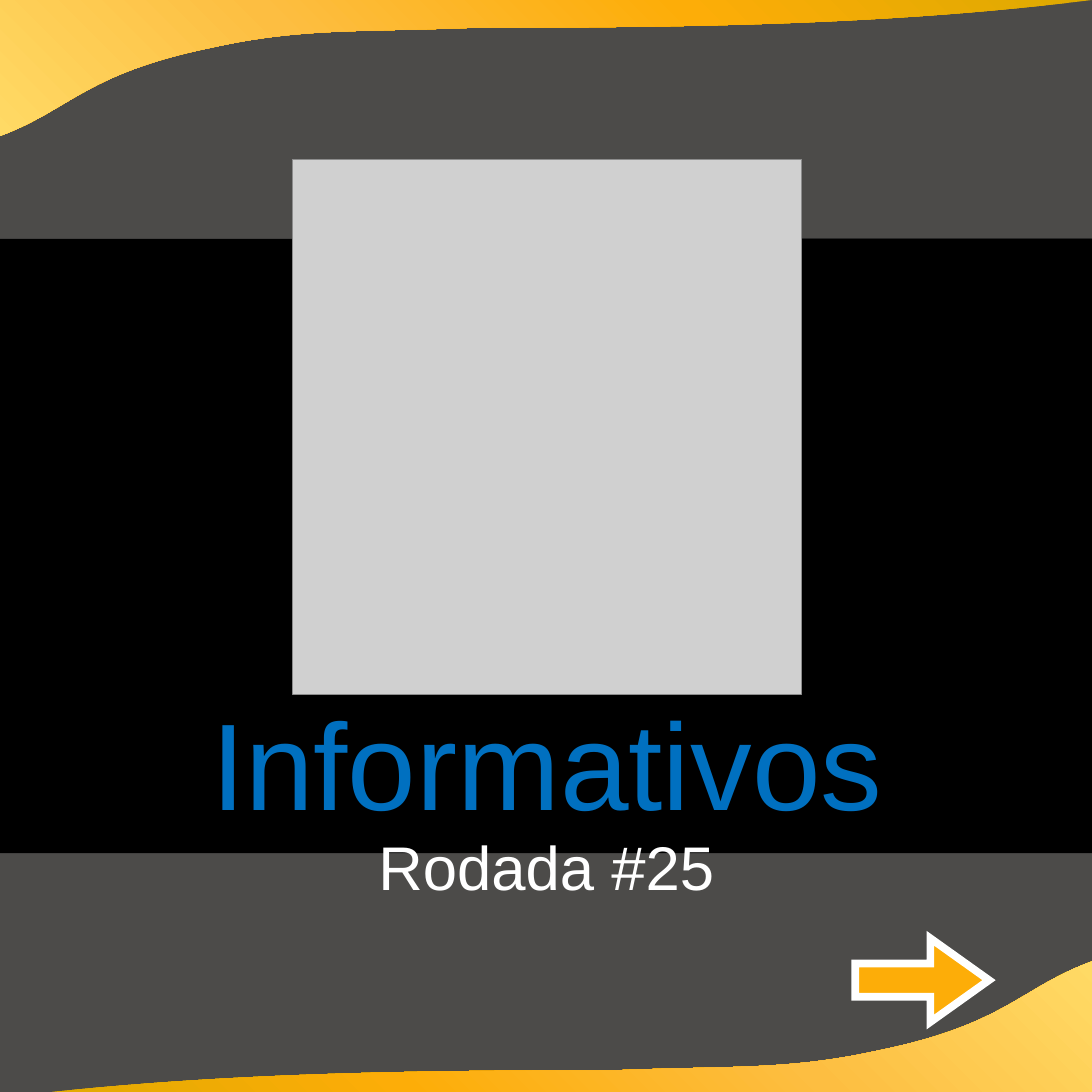
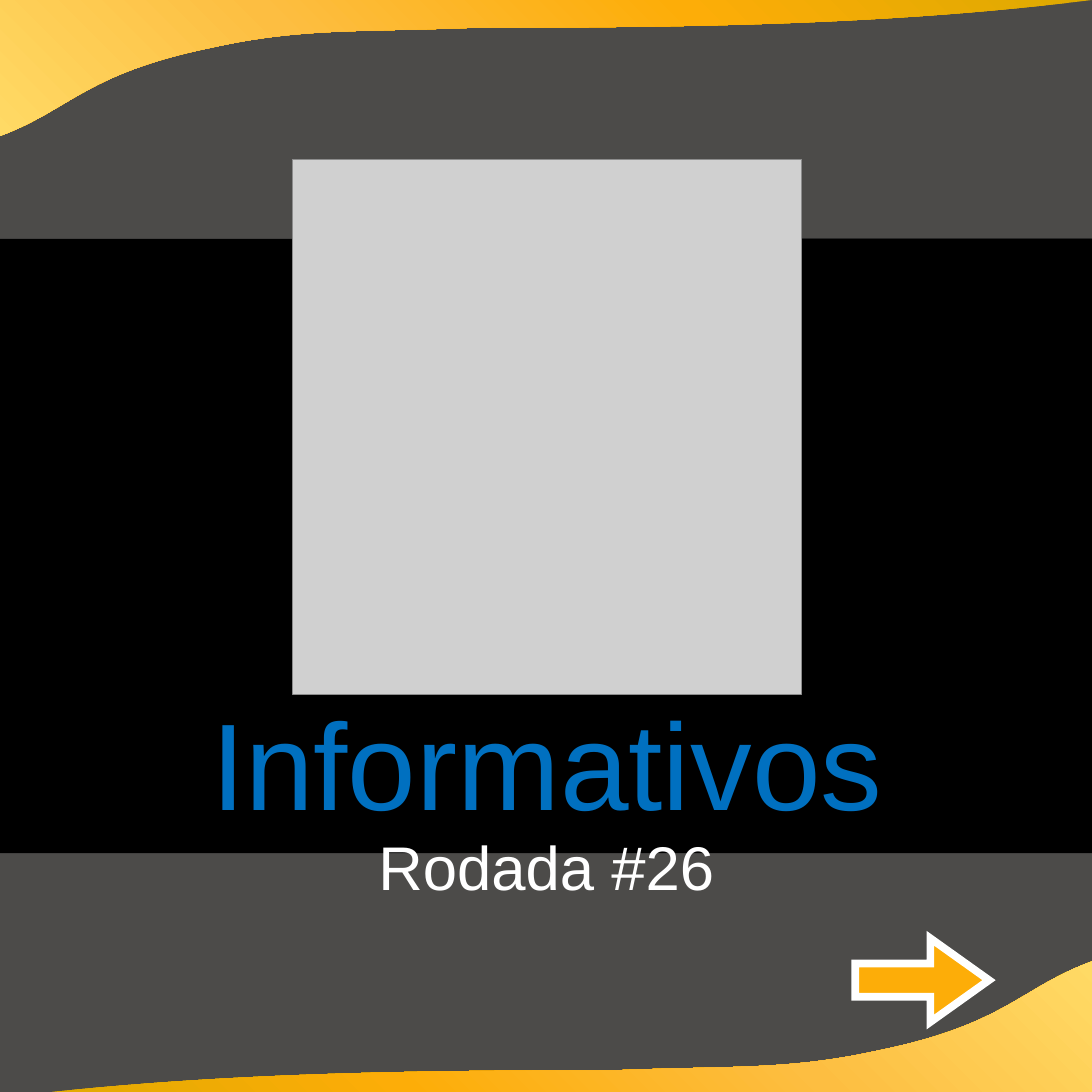
Before and after one commit to cknakayama/automacao_ligaroletarussa2021, a slide deck: slide 1 of Animacao.pptx. Drawn at 1092x1092 pixels with LibreOffice and Linux fonts; fonts in the diff are those of the drawing; grey boxes stand for pictures; background and template pictures are left out. Boxes give left, top, right and bottom in pixels: in the first picture for what was removed or moved away, otherwise in the second. Text is boxed around its words. In the diff, an @@ line names an element or a change of style, - is before the commit and + after.

Commit message:
rodada 26

```diff
--- a/Animacao.pptx
+++ b/Animacao.pptx
@@ text at (x1=378, y1=841, x2=714, y2=891): text changed @@
-Rodada #25
+Rodada #26
```
Also in this commit, not shown: 4 other files.
